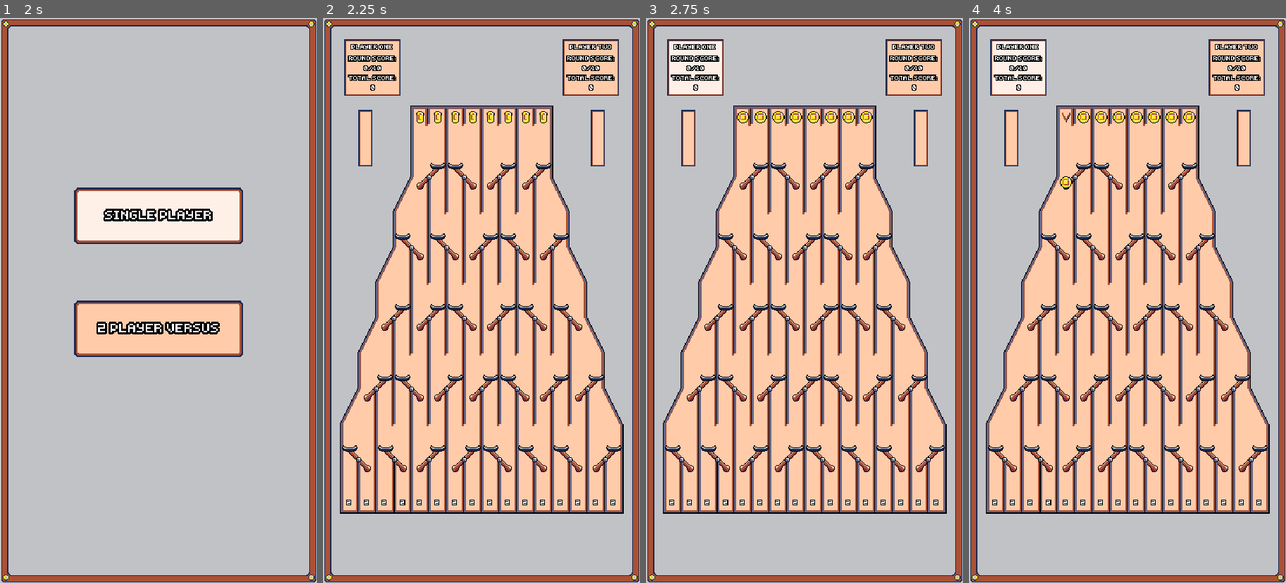
Above: before the commit, frames 1-4 (left to right).
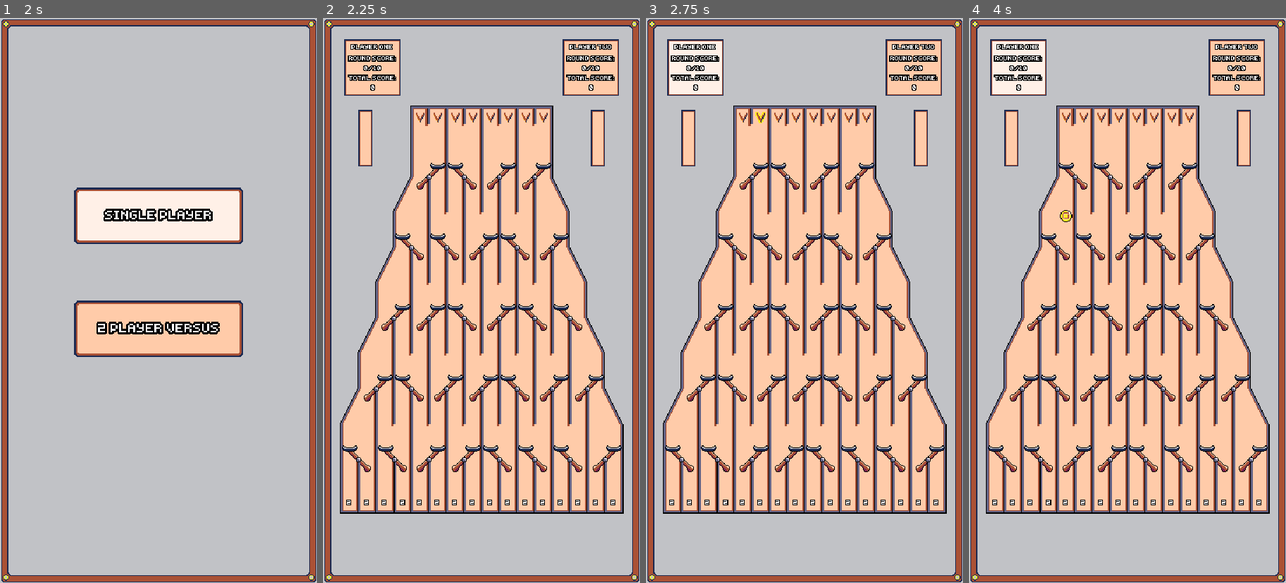
Above: after the commit, the same moments.

Repository: nico-bebop/Coin-Drop
Game: Godot game, scene res://menu/main_menu.tscn
Two runs of this game, one before a commit and one after it. Both use one fixed random seed, a clock stepped at 60 frames per second and the inputs below.
Inputs (mouse positions are in pixels of both pictures, inside the frame that each line leads up to):
- Up to frame 1 (2 s): click "SINGLE PLAYER" at 0.5 s; click "SINGLE PLAYER" at 1.25 s
- Up to frame 2 (2.25 s): click "2 PLAYER VERSUS" at 2 s
- Up to frame 3 (2.75 s): no input
- Up to frame 4 (4 s): move the mouse to (1067, 119) at 2.77 s; click (1067, 119) at 2.85 s; move the mouse to (1083, 119) at 3.52 s; click (1083, 119) at 3.6 s

Frame 1 is identical in both runs. In frame 2, 0.3% of the frame differs, in the area x 29-71%, y 16-19%; in frame 3, 0.5%; in frame 4, 0.7%, in the area x 28-72%, y 16-37%.

Commit message:
Slot minor bugfix

Diff:
--- a/board/interactive_parts/slot.gd
+++ b/board/interactive_parts/slot.gd
@@ -14,7 +14,10 @@
 
 
 func _on_Slot_input_event(_viewport, _event, _shape_idx):
-	if Input.is_action_just_pressed("click") && clickable && coin_sprite.visible:
+	if Input.is_action_just_pressed("click") && clickable:
+		if !coin_sprite.visible:
+			coin_sprite.visible = true
+			return
 		get_parent().animation_player.play("RESET")
 		wait_for_coin()
 		spawn_coin()
--- a/board/interactive_parts/slot.tscn
+++ b/board/interactive_parts/slot.tscn
@@ -35,9 +35,10 @@
 script = ExtResource( 1 )
 
 [node name="CoinSprite" type="AnimatedSprite" parent="."]
+visible = false
 frames = SubResource( 8 )
 animation = "HorizontalFlip"
-frame = 2
+frame = 5
 playing = true
 
 [node name="CollisionShape2D" type="CollisionShape2D" parent="."]
